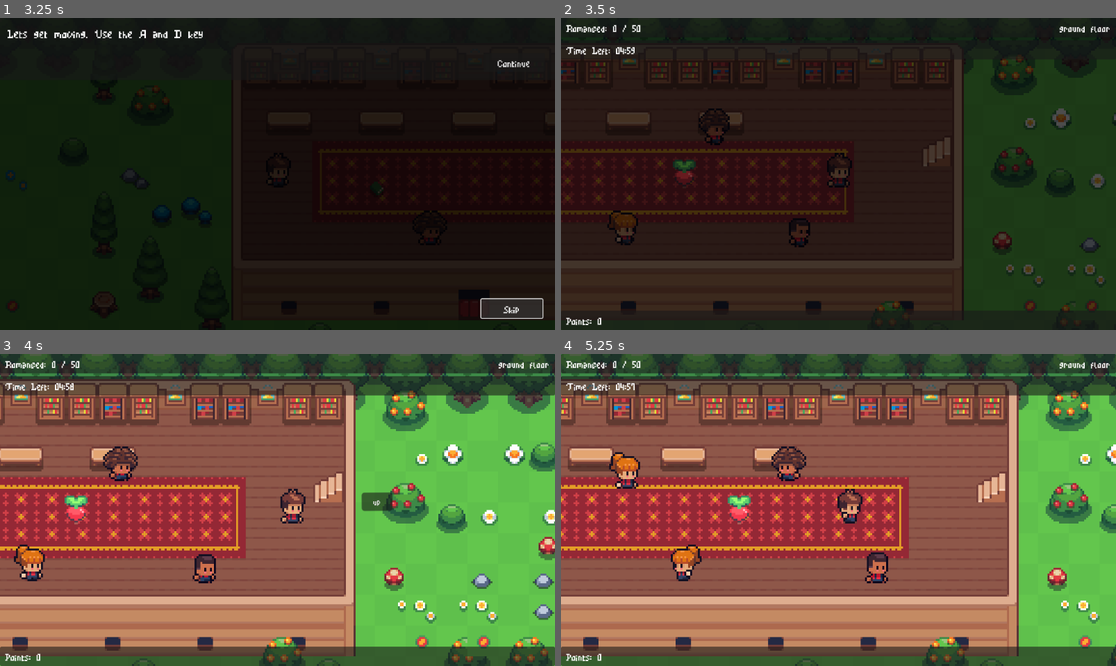
Above: before the commit, frames 1-4 (two rows, left to right).
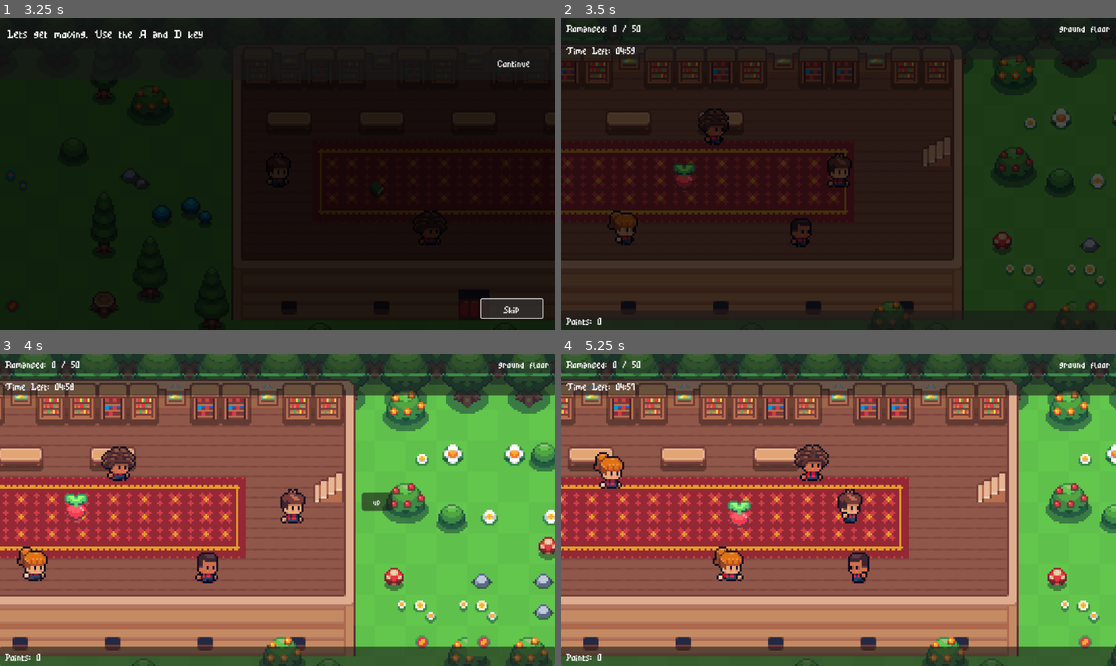
Above: after the commit, the same moments.

Repository: orgniani/highschoolcrush_clicker_2025
Game: Godot game, scene res://scenes/menu_scene.tscn
The game is run twice, just before and just after one commit, with the same random seed, the same clock (stepped at 60 frames per second) and the same inputs.
Inputs (mouse positions are in pixels of both pictures, inside the frame that each line leads up to):
- Up to frame 1 (3.25 s): click "Start" at 0.5 s; click "Continue" at 1.25 s; click "Continue" at 2 s; click "Skip" at 2.75 s
- Up to frame 2 (3.5 s): no input
- Up to frame 3 (4 s): move the mouse to (399, 494) at 3.52 s; hold D (move_right) from 3.53 s (still down); click (399, 494) at 3.6 s
- Up to frame 4 (5.25 s): move the mouse to (727, 525) at 4.27 s; release D (move_right) at 4.28 s; hold A (move_left) 4.28-5.03 s; click (727, 525) at 4.35 s; move the mouse to (894, 441) at 5.02 s; hold D (move_right) from 5.03 s (still down); click (894, 441) at 5.1 s

Frame 1 is identical in both runs. In frame 2, 0.4% of the frame differs, in the area x 20-46%, y 29-74%; in frame 3, 1.2%; in frame 4, 3.4%, in the area x 5-59%, y 28-74%.

Commit message:
fix hud anim bug

Diff:
--- a/objects/menu/hud.tscn
+++ b/objects/menu/hud.tscn
@@ -77,6 +77,33 @@
 "values": [Color(1, 1, 1, 0)]
 }
 
+[sub_resource type="Animation" id="Animation_rurhu"]
+resource_name = "gameover_pop_up"
+tracks/0/type = "value"
+tracks/0/imported = false
+tracks/0/enabled = true
+tracks/0/path = NodePath("GameOverPanel:visible")
+tracks/0/interp = 1
+tracks/0/loop_wrap = true
+tracks/0/keys = {
+"times": PackedFloat32Array(0, 0.000546875),
+"transitions": PackedFloat32Array(1, 1),
+"update": 1,
+"values": [false, true]
+}
+tracks/1/type = "value"
+tracks/1/imported = false
+tracks/1/enabled = true
+tracks/1/path = NodePath("GameOverPanel:scale")
+tracks/1/interp = 1
+tracks/1/loop_wrap = true
+tracks/1/keys = {
+"times": PackedFloat32Array(0, 0.642389, 1),
+"transitions": PackedFloat32Array(-2, -2, -2),
+"update": 0,
+"values": [Vector2(1e-05, 1e-05), Vector2(1.3, 1.3), Vector2(1, 1)]
+}
+
 [sub_resource type="Animation" id="Animation_3178q"]
 resource_name = "pickup_pop_up"
 tracks/0/type = "value"
@@ -104,33 +131,6 @@
 "values": [Vector2(1e-05, 1e-05), Vector2(1.3, 1.3), Vector2(1, 1)]
 }
 
-[sub_resource type="Animation" id="Animation_rurhu"]
-resource_name = "gameover_pop_up"
-tracks/0/type = "value"
-tracks/0/imported = false
-tracks/0/enabled = true
-tracks/0/path = NodePath("GameOverPanel:visible")
-tracks/0/interp = 1
-tracks/0/loop_wrap = true
-tracks/0/keys = {
-"times": PackedFloat32Array(0, 0.000546875),
-"transitions": PackedFloat32Array(1, 1),
-"update": 1,
-"values": [false, true]
-}
-tracks/1/type = "value"
-tracks/1/imported = false
-tracks/1/enabled = true
-tracks/1/path = NodePath("GameOverPanel:scale")
-tracks/1/interp = 1
-tracks/1/loop_wrap = true
-tracks/1/keys = {
-"times": PackedFloat32Array(0, 0.642389, 1),
-"transitions": PackedFloat32Array(-2, -2, -2),
-"update": 0,
-"values": [Vector2(1e-05, 1e-05), Vector2(1.3, 1.3), Vector2(1, 1)]
-}
-
 [sub_resource type="Animation" id="Animation_sseqv"]
 resource_name = "click_bonus_over"
 tracks/0/type = "value"
@@ -154,7 +154,7 @@
 &"pickup_pop_up": SubResource("Animation_3178q")
 }
 
-[node name="HUD" type="Control" node_paths=PackedStringArray("score_label", "timer_label", "points_label", "floor_label", "romanced_label", "ending_label", "anims", "pickup_panel", "pickup_name_label", "pickup_description_label")]
+[node name="HUD" type="Control" node_paths=PackedStringArray("score_label", "timer_label", "points_label", "floor_label", "romanced_label", "ending_label", "pickup_panel", "pickup_name_label", "pickup_description_label", "pickup_anim", "click_bonus_anim", "game_over_anim")]
 layout_mode = 3
 anchors_preset = 15
 anchor_right = 1.0
@@ -170,10 +170,12 @@
 floor_label = NodePath("LoversPanel/FloorLabel")
 romanced_label = NodePath("GameOverPanel/RomancedLabel")
 ending_label = NodePath("GameOverPanel/EndingLabel")
-anims = NodePath("AnimationPlayer")
 pickup_panel = NodePath("PickUpPanel")
 pickup_name_label = NodePath("PickUpPanel/ItemNameLabel")
 pickup_description_label = NodePath("PickUpPanel/DescriptionLabel")
+pickup_anim = NodePath("PickUpAnim")
+click_bonus_anim = NodePath("ClickBonusAnim")
+game_over_anim = NodePath("GameOverAnim")
 
 [node name="LoversPanel" type="Panel" parent="."]
 layout_mode = 1
@@ -412,9 +414,19 @@
 text = "description..."
 horizontal_alignment = 1
 
-[node name="AnimationPlayer" type="AnimationPlayer" parent="."]
+[node name="GameOverAnim" type="AnimationPlayer" parent="."]
 libraries = {
 &"": SubResource("AnimationLibrary_b5spy")
 }
 
+[node name="PickUpAnim" type="AnimationPlayer" parent="."]
+libraries = {
+&"": SubResource("AnimationLibrary_b5spy")
+}
+
+[node name="ClickBonusAnim" type="AnimationPlayer" parent="."]
+libraries = {
+&"": SubResource("AnimationLibrary_b5spy")
+}
+
 [connection signal="pressed" from="GameOverPanel/BackButton" to="." method="_on_back_button_pressed"]
--- a/objects/pickup_item.tscn
+++ b/objects/pickup_item.tscn
@@ -6,6 +6,43 @@
 
 [sub_resource type="RectangleShape2D" id="RectangleShape2D_06lye"]
 size = Vector2(12, 16)
+
+[sub_resource type="Animation" id="Animation_rsfrm"]
+resource_name = "float"
+loop_mode = 1
+tracks/0/type = "value"
+tracks/0/imported = false
+tracks/0/enabled = true
+tracks/0/path = NodePath("Sprite2D:position")
+tracks/0/interp = 1
+tracks/0/loop_wrap = true
+tracks/0/keys = {
+"times": PackedFloat32Array(0, 0.5, 1),
+"transitions": PackedFloat32Array(-2, -2, -2),
+"update": 0,
+"values": [Vector2(0, 0), Vector2(0, -5), Vector2(0, 0)]
+}
+
+[sub_resource type="Animation" id="Animation_2tmqn"]
+length = 0.001
+tracks/0/type = "value"
+tracks/0/imported = false
+tracks/0/enabled = true
+tracks/0/path = NodePath("Sprite2D:position")
+tracks/0/interp = 1
+tracks/0/loop_wrap = true
+tracks/0/keys = {
+"times": PackedFloat32Array(0),
+"transitions": PackedFloat32Array(1),
+"update": 0,
+"values": [Vector2(0, 0)]
+}
+
+[sub_resource type="AnimationLibrary" id="AnimationLibrary_cnrce"]
+_data = {
+&"RESET": SubResource("Animation_2tmqn"),
+&"float": SubResource("Animation_rsfrm")
+}
 
 [node name="PickupItem" type="Node2D"]
 z_index = 10
@@ -22,4 +59,10 @@
 [node name="CollisionShape2D" type="CollisionShape2D" parent="Area2D"]
 shape = SubResource("RectangleShape2D_06lye")
 
+[node name="AnimationPlayer" type="AnimationPlayer" parent="."]
+libraries = {
+&"": SubResource("AnimationLibrary_cnrce")
+}
+autoplay = "float"
+
 [connection signal="body_entered" from="Area2D" to="." method="_on_area_2d_body_entered"]
--- a/resources/items/item_clock.tres
+++ b/resources/items/item_clock.tres
@@ -8,6 +8,6 @@
 name = "snack time!"
 description = "30 bonus seconds added to your timer!"
 icon = ExtResource("1_ryclw")
-drop_chance = 0.3
+drop_chance = 0.1
 pickup_type = "CLOCK"
 metadata/_custom_type_script = "uid://cvqr58y2kaq80"
--- a/resources/tutorial_data/steps/TS_boss2.tres
+++ b/resources/tutorial_data/steps/TS_boss2.tres
@@ -6,10 +6,6 @@
 script = ExtResource("1_ien4x")
 id = "boss2"
 text = "POPULARs are special. If you succeed, everyone around them becomes fair game. But fail... and you lose them and their fans too."
-requires_continue = true
-allow_player_movement = false
 wait_for_romance = true
-wait_for_seconds = -1.0
-wait_for_area_trigger = false
-clickable_lover_ids = Array[String](["Jealousy1", "Jealousy2", "Jealousy3", "Jealousy4"])
+clickable_lover_ids = Array[String](["Jealousy1", "Jealousy2"])
 metadata/_custom_type_script = "uid://dkghsclg518so"
--- a/scenes/levels/level1_scene.tscn
+++ b/scenes/levels/level1_scene.tscn
@@ -60,94 +60,66 @@
 
 [node name="Lover" parent="CharactersYSort" node_paths=PackedStringArray("player") instance=ExtResource("4_8wuxa")]
 position = Vector2(120, 65)
+player = NodePath("../Player")
 config = ExtResource("5_ohy8g")
-required_clicks = null
-fill_time = null
-is_boss = null
-player = NodePath("../Player")
 
 [node name="Lover2" parent="CharactersYSort" node_paths=PackedStringArray("player") instance=ExtResource("4_8wuxa")]
 position = Vector2(70, 118)
+player = NodePath("../Player")
 config = ExtResource("6_kglia")
-required_clicks = null
-fill_time = null
-is_boss = null
-player = NodePath("../Player")
+points = 2
 
 [node name="LoverPartnerManager" parent="CharactersYSort/Lover2/Lover" index="4" node_paths=PackedStringArray("partners")]
 partners = [NodePath("../../../Lover3")]
 
 [node name="Lover3" parent="CharactersYSort" node_paths=PackedStringArray("player") instance=ExtResource("4_8wuxa")]
 position = Vector2(98, 115)
+player = NodePath("../Player")
 config = ExtResource("7_c0nw2")
-required_clicks = null
-fill_time = null
-is_boss = null
-player = NodePath("../Player")
+points = 2
 
 [node name="LoverPartnerManager" parent="CharactersYSort/Lover3/Lover" index="4" node_paths=PackedStringArray("partners")]
 partners = [NodePath("../../../Lover2")]
 
 [node name="Lover4" parent="CharactersYSort" node_paths=PackedStringArray("player") instance=ExtResource("4_8wuxa")]
 position = Vector2(192, 117)
+player = NodePath("../Player")
 config = ExtResource("8_v8gpo")
-required_clicks = null
-fill_time = null
-is_boss = null
-player = NodePath("../Player")
 
 [node name="Lover5" parent="CharactersYSort" node_paths=PackedStringArray("player") instance=ExtResource("4_8wuxa")]
 position = Vector2(254, 70)
+player = NodePath("../Player")
 config = ExtResource("7_c0nw2")
-required_clicks = null
-fill_time = null
-is_boss = null
-player = NodePath("../Player")
 
 [node name="Lover6" parent="CharactersYSort" node_paths=PackedStringArray("player") instance=ExtResource("4_8wuxa")]
 position = Vector2(306, 117)
+player = NodePath("../Player")
 config = ExtResource("9_2mytq")
-required_clicks = null
-fill_time = null
-is_boss = null
-player = NodePath("../Player")
 
 [node name="Lover7" parent="CharactersYSort" node_paths=PackedStringArray("player") instance=ExtResource("4_8wuxa")]
 position = Vector2(367, 69)
+player = NodePath("../Player")
 config = ExtResource("6_kglia")
-required_clicks = null
-fill_time = null
-is_boss = null
-player = NodePath("../Player")
 
 [node name="Lover8" parent="CharactersYSort" node_paths=PackedStringArray("player") instance=ExtResource("4_8wuxa")]
 position = Vector2(416, 117)
+player = NodePath("../Player")
 config = ExtResource("6_kglia")
-required_clicks = null
-fill_time = null
-is_boss = null
-player = NodePath("../Player")
 
 [node name="Lover9" parent="CharactersYSort" node_paths=PackedStringArray("player") instance=ExtResource("4_8wuxa")]
 position = Vector2(463, 65)
+player = NodePath("../Player")
 config = ExtResource("5_ohy8g")
-required_clicks = null
-fill_time = null
-is_boss = null
-player = NodePath("../Player")
 
 [node name="Lover10" parent="CharactersYSort" node_paths=PackedStringArray("player") instance=ExtResource("4_8wuxa")]
 position = Vector2(507, 118)
+player = NodePath("../Player")
 config = ExtResource("9_2mytq")
-required_clicks = null
-fill_time = null
-is_boss = null
-player = NodePath("../Player")
 
 [node name="DropPoint" type="Node2D" parent="."]
 z_as_relative = false
 y_sort_enabled = true
-position = Vector2(450, 87)
+position = Vector2(450, 90)
 
 [node name="Wall" parent="." instance=ExtResource("9_hua22")]
 position = Vector2(13, 67)
--- a/scenes/levels/level2_scene.tscn
+++ b/scenes/levels/level2_scene.tscn
@@ -62,9 +62,8 @@
 position = Vector2(138, 115)
 player = NodePath("../Player")
 config = ExtResource("7_skng6")
-required_clicks = null
-fill_time = null
 is_boss = true
+points = 6
 
 [node name="LoverPartnerManager" parent="CharactersYSort/LoverBoss1/Lover" index="4" node_paths=PackedStringArray("partners")]
 partners = [NodePath("../../../Lover11"), NodePath("../../../Lover12"), NodePath("../../../Lover13")]
@@ -73,65 +72,42 @@
 position = Vector2(55, 118)
 player = NodePath("../Player")
 config = ExtResource("5_iojk7")
-required_clicks = null
-fill_time = null
-is_boss = null
 
 [node name="Lover12" parent="CharactersYSort" node_paths=PackedStringArray("player") instance=ExtResource("4_xdxse")]
 position = Vector2(196, 121)
 player = NodePath("../Player")
 config = ExtResource("6_ep6ti")
-required_clicks = null
-fill_time = null
-is_boss = null
 
 [node name="Lover13" parent="CharactersYSort" node_paths=PackedStringArray("player") instance=ExtResource("4_xdxse")]
 position = Vector2(125, 65)
 player = NodePath("../Player")
 config = ExtResource("7_ubdfv")
-required_clicks = null
-fill_time = null
-is_boss = null
 
 [node name="Lover14" parent="CharactersYSort" node_paths=PackedStringArray("player") instance=ExtResource("4_xdxse")]
 position = Vector2(258, 67)
 player = NodePath("../Player")
 config = ExtResource("9_pbtlk")
-required_clicks = null
-fill_time = null
-is_boss = null
 
 [node name="Lover15" parent="CharactersYSort" node_paths=PackedStringArray("player") instance=ExtResource("4_xdxse")]
 position = Vector2(336, 68)
 player = NodePath("../Player")
 config = ExtResource("5_iojk7")
-required_clicks = null
-fill_time = null
-is_boss = null
 
 [node name="Lover16" parent="CharactersYSort" node_paths=PackedStringArray("player") instance=ExtResource("4_xdxse")]
 position = Vector2(337, 116)
 player = NodePath("../Player")
 config = ExtResource("5_iojk7")
-required_clicks = null
-fill_time = null
-is_boss = null
 
 [node name="Lover17" parent="CharactersYSort" node_paths=PackedStringArray("player") instance=ExtResource("4_xdxse")]
 position = Vector2(420, 69)
 player = NodePath("../Player")
 config = ExtResource("7_skng6")
-required_clicks = null
-fill_time = null
-is_boss = null
 
 [node name="Lover18" parent="CharactersYSort" node_paths=PackedStringArray("player") instance=ExtResource("4_xdxse")]
 position = Vector2(502, 108)
 player = NodePath("../Player")
 config = ExtResource("6_ep6ti")
-required_clicks = null
-fill_time = null
-is_boss = null
+points = 2
 
 [node name="LoverPartnerManager" parent="CharactersYSort/Lover18/Lover" index="4" node_paths=PackedStringArray("partners")]
 partners = [NodePath("../../../Lover19")]
@@ -140,9 +116,7 @@
 position = Vector2(464, 113)
 player = NodePath("../Player")
 config = ExtResource("7_ubdfv")
-required_clicks = null
-fill_time = null
-is_boss = null
+points = 2
 
 [node name="LoverPartnerManager" parent="CharactersYSort/Lover19/Lover" index="4" node_paths=PackedStringArray("partners")]
 partners = [NodePath("../../../Lover18")]
@@ -150,7 +124,7 @@
 [node name="DropPoint" type="Node2D" parent="."]
 z_as_relative = false
 y_sort_enabled = true
-position = Vector2(450, 87)
+position = Vector2(450, 90)
 
 [node name="Wall" parent="." instance=ExtResource("8_rx1c2")]
 position = Vector2(13, 67)
--- a/scenes/levels/level3_scene.tscn
+++ b/scenes/levels/level3_scene.tscn
@@ -67,6 +67,7 @@
 position = Vector2(70, 118)
 player = NodePath("../Player")
 config = ExtResource("6_kubor")
+points = 2
 
 [node name="LoverPartnerManager" parent="CharactersYSort/Lover21/Lover" index="4" node_paths=PackedStringArray("partners")]
 partners = [NodePath("../../../Lover22")]
@@ -75,6 +76,7 @@
 position = Vector2(98, 115)
 player = NodePath("../Player")
 config = ExtResource("7_ki12p")
+points = 2
 
 [node name="LoverPartnerManager" parent="CharactersYSort/Lover22/Lover" index="4" node_paths=PackedStringArray("partners")]
 partners = [NodePath("../../../Lover21")]
@@ -88,6 +90,7 @@
 position = Vector2(261, 70)
 player = NodePath("../Player")
 config = ExtResource("9_crh4r")
+points = 2
 
 [node name="LoverPartnerManager" parent="CharactersYSort/Lover24/Lover" index="4" node_paths=PackedStringArray("partners")]
 partners = [NodePath("../../../Lover25")]
@@ -96,6 +99,7 @@
 position = Vector2(295, 70)
 player = NodePath("../Player")
 config = ExtResource("6_kubor")
+points = 2
 
 [node name="LoverPartnerManager" parent="CharactersYSort/Lover25/Lover" index="4" node_paths=PackedStringArray("partners")]
 partners = [NodePath("../../../Lover24")]
@@ -104,6 +108,7 @@
 position = Vector2(407, 119)
 player = NodePath("../Player")
 config = ExtResource("7_ki12p")
+points = 2
 
 [node name="LoverPartnerManager" parent="CharactersYSort/Lover26/Lover" index="4" node_paths=PackedStringArray("partners")]
 partners = [NodePath("../../../Lover27")]
@@ -112,6 +117,7 @@
 position = Vector2(444, 116)
 player = NodePath("../Player")
 config = ExtResource("5_uf3wr")
+points = 2
 
 [node name="LoverPartnerManager" parent="CharactersYSort/Lover27/Lover" index="4" node_paths=PackedStringArray("partners")]
 partners = [NodePath("../../../Lover26")]
@@ -129,7 +135,7 @@
 [node name="DropPoint" type="Node2D" parent="."]
 z_as_relative = false
 y_sort_enabled = true
-position = Vector2(450, 87)
+position = Vector2(450, 90)
 
 [node name="Wall" parent="." instance=ExtResource("9_fejdp")]
 position = Vector2(13, 67)
--- a/scenes/levels/level4_scene.tscn
+++ b/scenes/levels/level4_scene.tscn
@@ -63,6 +63,7 @@
 player = NodePath("../Player")
 config = ExtResource("5_ghcvs")
 is_boss = true
+points = 13
 
 [node name="LoverPartnerManager" parent="CharactersYSort/LoverBoss2/Lover" index="4" node_paths=PackedStringArray("partners")]
 partners = [NodePath("../../../Lover30"), NodePath("../../../Lover31"), NodePath("../../../Lover32"), NodePath("../../../Lover33")]
@@ -106,6 +107,7 @@
 position = Vector2(422, 116)
 player = NodePath("../Player")
 config = ExtResource("9_xuhfb")
+points = 2
 
 [node name="LoverPartnerManager" parent="CharactersYSort/Lover37/Lover" index="4" node_paths=PackedStringArray("partners")]
 partners = [NodePath("../../../Lover38")]
@@ -114,6 +116,7 @@
 position = Vector2(451, 112)
 player = NodePath("../Player")
 config = ExtResource("7_hemhd")
+points = 2
 
 [node name="LoverPartnerManager" parent="CharactersYSort/Lover38/Lover" index="4" node_paths=PackedStringArray("partners")]
 partners = [NodePath("../../../Lover37")]
@@ -121,7 +124,7 @@
 [node name="DropPoint" type="Node2D" parent="."]
 z_as_relative = false
 y_sort_enabled = true
-position = Vector2(450, 87)
+position = Vector2(450, 90)
 
 [node name="Wall" parent="." instance=ExtResource("10_xa440")]
 position = Vector2(13, 67)
--- a/scenes/levels/level5_scene.tscn
+++ b/scenes/levels/level5_scene.tscn
@@ -64,6 +64,7 @@
 player = NodePath("../Player")
 config = ExtResource("5_vmrxj")
 is_boss = true
+points = 18
 
 [node name="LoverPartnerManager" parent="CharactersYSort/LoverBoss3/Lover" index="4" node_paths=PackedStringArray("partners")]
 partners = [NodePath("../../../Lover40"), NodePath("../../../Lover41"), NodePath("../../../Lover42"), NodePath("../../../Lover48"), NodePath("../../../Lover49")]
@@ -97,6 +98,7 @@
 position = Vector2(315, 109)
 player = NodePath("../Player")
 config = ExtResource("9_28bym")
+points = 2
 
 [node name="LoverPartnerManager" parent="CharactersYSort/Lover43/Lover" index="4" node_paths=PackedStringArray("partners")]
 partners = [NodePath("../../../Lover44")]
@@ -105,6 +107,7 @@
 position = Vector2(349, 105)
 player = NodePath("../Player")
 config = ExtResource("6_2w6b0")
+points = 2
 
 [node name="LoverPartnerManager" parent="CharactersYSort/Lover44/Lover" index="4" node_paths=PackedStringArray("partners")]
 partners = [NodePath("../../../Lover43")]
@@ -113,6 +116,7 @@
 position = Vector2(417, 48)
 player = NodePath("../Player")
 config = ExtResource("7_2ukku")
+points = 2
 
 [node name="LoverPartnerManager" parent="CharactersYSort/Lover45/Lover" index="4" node_paths=PackedStringArray("partners")]
 partners = [NodePath("../../../Lover46")]
@@ -121,6 +125,7 @@
 position = Vector2(454, 52)
 player = NodePath("../Player")
 config = ExtResource("5_aw0oa")
+points = 2
 
 [node name="LoverPartnerManager" parent="CharactersYSort/Lover46/Lover" index="4" node_paths=PackedStringArray("partners")]
 partners = [NodePath("../../../Lover45")]
@@ -128,7 +133,7 @@
 [node name="DropPoint" type="Node2D" parent="."]
 z_as_relative = false
 y_sort_enabled = true
-position = Vector2(450, 87)
+position = Vector2(450, 90)
 
 [node name="Wall" parent="." instance=ExtResource("10_jrua1")]
 position = Vector2(13, 67)
--- a/scenes/tutorial_scene.tscn
+++ b/scenes/tutorial_scene.tscn
@@ -91,16 +91,6 @@
 player = NodePath("../Player")
 config = ExtResource("11_f4sb6")
 
-[node name="Jealousy3" parent="CharactersYSort" node_paths=PackedStringArray("player") instance=ExtResource("4_iarw2")]
-position = Vector2(505, 58)
-player = NodePath("../Player")
-config = ExtResource("10_ntiyy")
-
-[node name="Jealousy4" parent="CharactersYSort" node_paths=PackedStringArray("player") instance=ExtResource("4_iarw2")]
-position = Vector2(457, 58)
-player = NodePath("../Player")
-config = ExtResource("9_fn7ul")
-
 [node name="LoverBossTutorial" parent="CharactersYSort" node_paths=PackedStringArray("player") instance=ExtResource("4_iarw2")]
 position = Vector2(464, 113)
 player = NodePath("../Player")
@@ -108,7 +98,7 @@
 is_boss = true
 
 [node name="LoverPartnerManager" parent="CharactersYSort/LoverBossTutorial/Lover" index="4" node_paths=PackedStringArray("partners")]
-partners = [NodePath("../../../Jealousy1"), NodePath("../../../Jealousy2"), NodePath("../../../Jealousy3"), NodePath("../../../Jealousy4")]
+partners = [NodePath("../../../Jealousy1"), NodePath("../../../Jealousy2")]
 
 [node name="Wall" parent="." instance=ExtResource("6_8ox5i")]
 visible = false
--- a/scripts/lover/lover.gd
+++ b/scripts/lover/lover.gd
@@ -5,6 +5,7 @@
 @export var required_clicks: int = 6
 @export var fill_time: float = 2.0
 @export var is_boss: bool = false
+@export var points: int = 1
 
 @onready var state_machine: LoverStateMachine = $"Lover/LoverStateMachine"
 @onready var follower: LoverFollower = $"Lover/LoverFollower"
--- a/scripts/managers/hud_manager.gd
+++ b/scripts/managers/hud_manager.gd
@@ -11,11 +11,14 @@
 
 @export var romanced_label : Label
 @export var ending_label : Label
-@export var anims : AnimationPlayer
 
 @export var pickup_panel: Control
 @export var pickup_name_label: Label
 @export var pickup_description_label: Label
+
+@export var pickup_anim: AnimationPlayer
+@export var click_bonus_anim: AnimationPlayer
+@export var game_over_anim: AnimationPlayer
 
 var _current_lovers : int
 var _total_lovers : int
@@ -39,8 +42,8 @@
 	_current_points = current_points
 	points_label.text = "Points: " + str(int(current_points))
 
-func update_floor_name(name: String):
-	floor_label.text = name
+func update_floor_name(floor_name: String):
+	floor_label.text = floor_name
 
 func show_game_over():
 	var romance_ratio := float(_current_lovers) / float(_total_lovers)
@@ -57,7 +60,7 @@
 
 	romanced_label.text = "You romanced %d out of %d students!" % [_current_lovers, _total_lovers]
 	ending_label.text = ending_title
-	anims.play("gameover_pop_up")
+	game_over_anim.play("gameover_pop_up")
 
 func _on_back_button_pressed() -> void:
 		print("Back to menu!")
@@ -67,19 +70,19 @@
 func show_pickup_popup(config: PickupConfig) -> void:
 	pickup_name_label.text = config.name
 	pickup_description_label.text = config.description
-	anims.play("pickup_pop_up")
+	pickup_anim.play("pickup_pop_up")
 
 	_auto_close_pickup_popup()
 
 func _auto_close_pickup_popup() -> void:
 	await get_tree().create_timer(2.0).timeout
-	anims.play_backwards("pickup_pop_up")
+	pickup_anim.play_backwards("pickup_pop_up")
 
 func show_click_bonus_over() -> void:
-	anims.play("click_bonus_over")
+	click_bonus_anim.play("click_bonus_over")
 
 	_auto_close_click_bonus_over()
 
 func _auto_close_click_bonus_over() -> void:
 	await get_tree().create_timer(2.0).timeout
-	anims.play_backwards("click_bonus_over")
+	click_bonus_anim.play_backwards("click_bonus_over")
--- a/scripts/singletons/game_manager.gd
+++ b/scripts/singletons/game_manager.gd
@@ -67,12 +67,7 @@
 
 	print("Lover %s succeeded. Finished lovers: %d / %d" % [id, finished_lovers, total_lovers])
 
-	var points := 1
-	if lover.has_node("Lover/LoverPartnerManager"):
-		var partner_manager = lover.get_node("Lover/LoverPartnerManager")
-		if partner_manager.has_method("get_partner_count"):
-			points += partner_manager.get_partner_count()
-
+	var points = lover.points
 	total_points += points
 	updated_points.emit(total_points)
 
Not shown: 1 places in objects/pickup_item.tscn that only renumber resources
